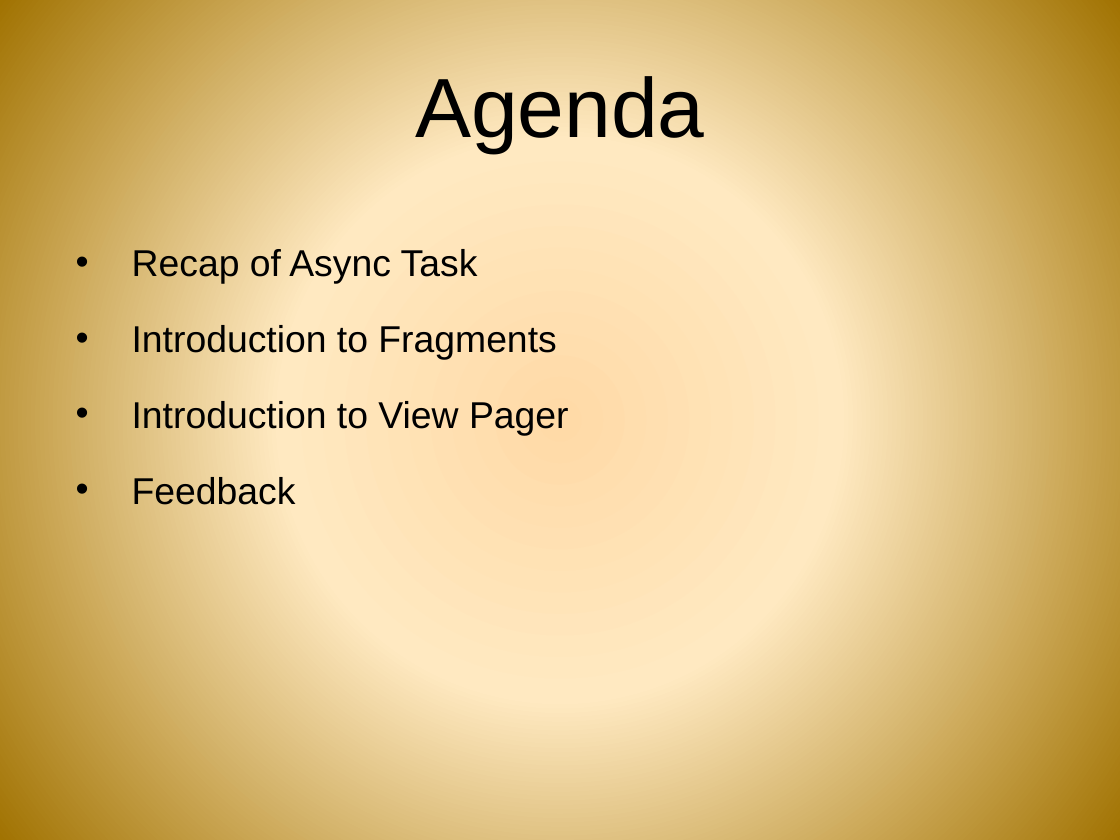
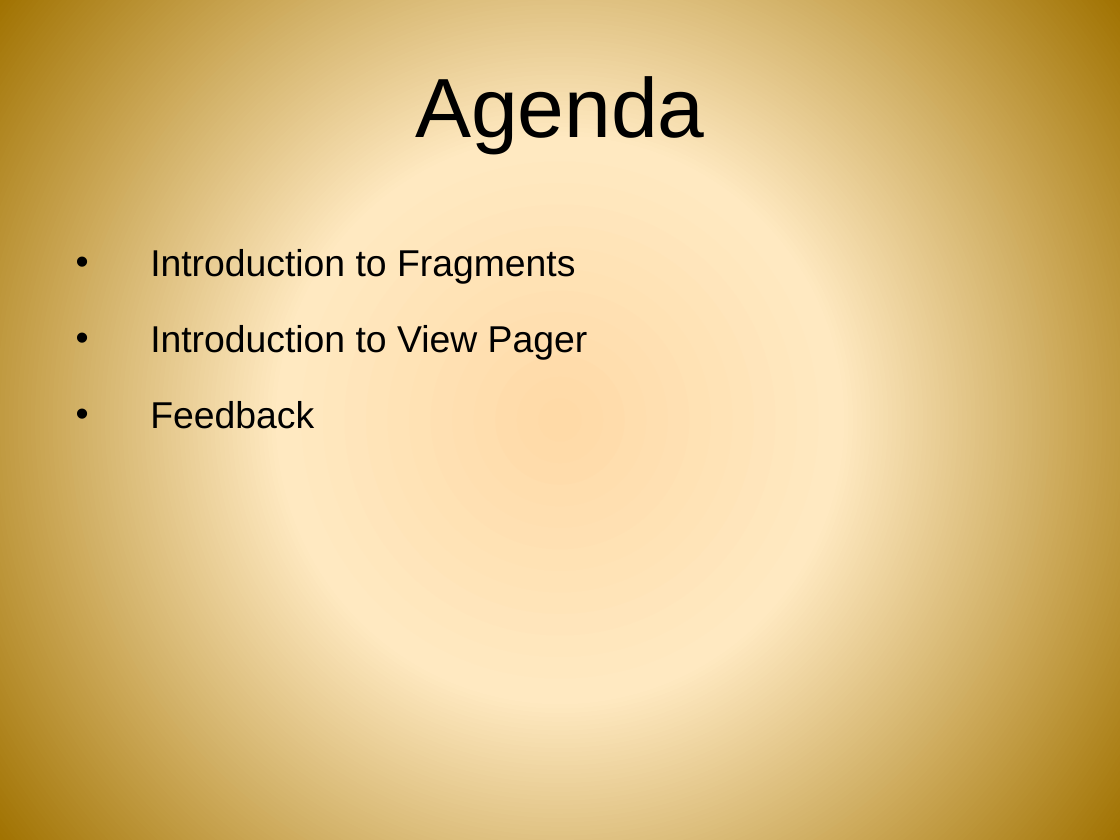
Before and after one commit to androidbootcamp/Course-Material, a slide deck: slide 3 of Day5/day_5.pptx. Drawn at 1120x840 pixels with LibreOffice and Linux fonts; fonts in the diff are those of the drawing; background and template pictures are left out. Boxes give left, top, right and bottom in pixels: in the first picture for what was removed or moved away, otherwise in the second. Text is boxed around its words. In the diff, an @@ line names an element or a change of style, - is before the commit and + after.

```diff
--- a/Day5/day_5.pptx
+++ b/Day5/day_5.pptx
@@ text "Introduction to Fragments" at (150,246,588,429): indent changed @@
@@ text at (132,249,478,283): paragraph removed @@
-• Recap of Async Task
```
Also in this commit, not shown: 8 other slides changed, 1 slide removed.
